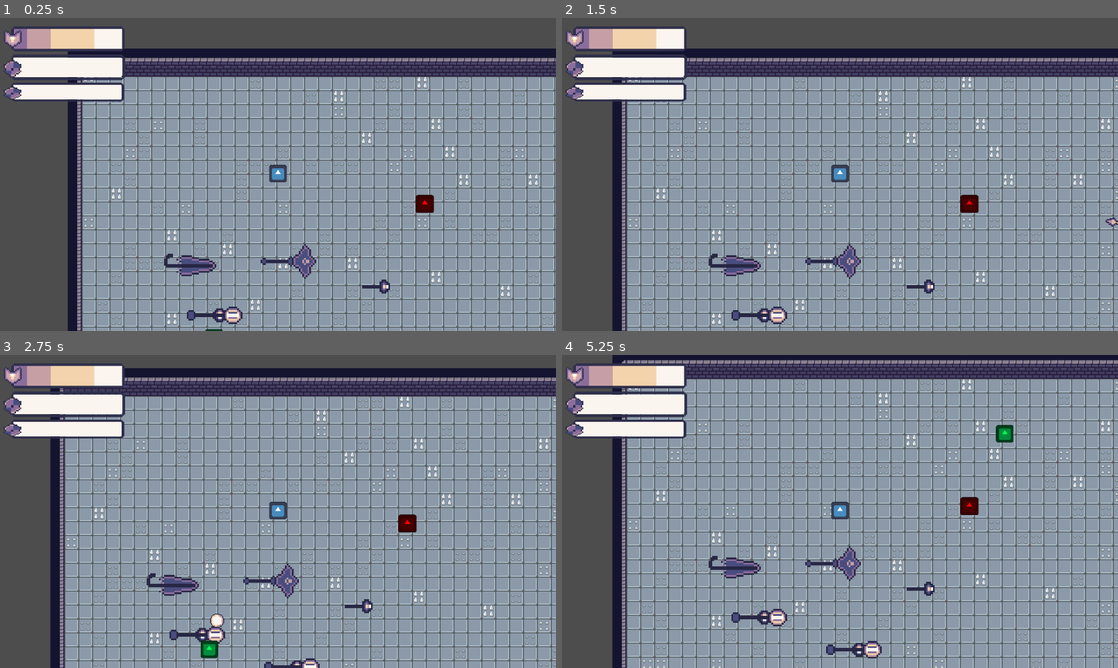
Above: before the commit, frames 1-4 (two rows, left to right).
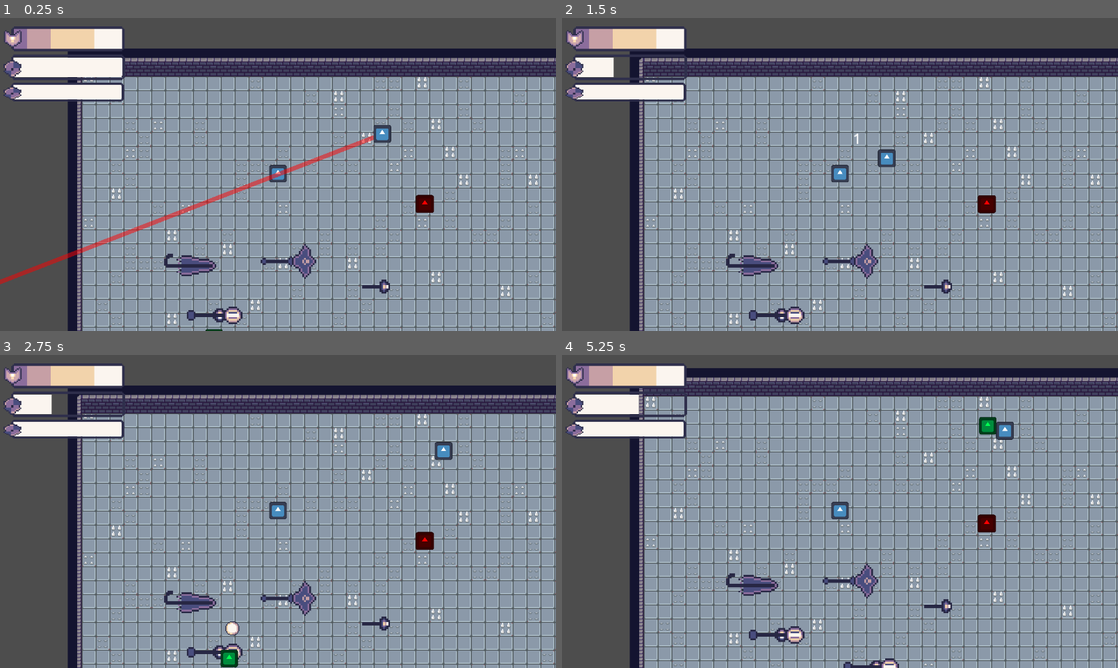
Above: after the commit, the same moments.

Repository: chabsseu/Stauffs-and-Magic
Game: Godot game, scene res://Scenes/Floors/test_world.tscn
Same seed, same stepped clock (60 frames per second), same inputs: the game is played once before the commit and once after it. The engine's default icon, where the game draws it, is replaced by a stand-in: a white triangle on a blue panel in a dark square.
Inputs (mouse positions are in pixels of both pictures, inside the frame that each line leads up to):
- Up to frame 1 (0.25 s): no input
- Up to frame 2 (1.5 s): tap Enter at 0.5 s; move the mouse to (962, 158) at 0.52 s; tap A (A) at 0.6 s; tap D (D) at 0.8, 1.35 s; move the mouse to (728, 190) at 1.27 s
- Up to frame 3 (2.75 s): tap S (S) at 1.55, 2.1 s; move the mouse to (333, 442) at 2.02 s; tap W (W) at 2.3 s
- Up to frame 4 (5.25 s): move the mouse to (812, 574) at 2.77 s; tap W (W) at 2.85 s; tap A (A) at 3.05, 3.6 s; move the mouse to (1006, 558) at 3.52 s; tap D (D) at 3.8, 4.35 s; right-click (1006, 558) at 4.15 s; move the mouse to (673, 464) at 4.27 s; tap S (S) at 4.55, 5.1 s; move the mouse to (867, 511) at 5.02 s

The runs differ from the first frame. In frame 1, 1.2% of the frame differs, in the area x 0-71%, y 34-86%; in frame 2, 23%; in frame 3, 42%; in frame 4, 43%, in the area x 9-100%, y 0-100%.

Commit message:
fixed the bug in the status effect application where the enemy got stuck in the last status effect that hit them

Diff:
--- a/Scenes/Enemies/sloth.tscn
+++ b/Scenes/Enemies/sloth.tscn
@@ -17,7 +17,6 @@
 max_health = 10
 damage_node = ExtResource("2_ophrn")
 charge_range = 500.0
-trajectory_color = Color(1, 0, 0, 1)
 retreat_distance = 200.0
 damage = 3
 
--- a/Scenes/Floors/test_world.tscn
+++ b/Scenes/Floors/test_world.tscn
@@ -10,6 +10,7 @@
 [ext_resource type="PackedScene" uid="uid://cdqh2qddc6swr" path="res://Scenes/Weapon/umbrel_staff.tscn" id="8_krihg"]
 [ext_resource type="PackedScene" uid="uid://cb0kyqifl5o74" path="res://Scenes/Enemies/slime.tscn" id="10_858e3"]
 [ext_resource type="PackedScene" uid="uid://ixiakydo7vts" path="res://Scenes/Enemies/spear_guy.tscn" id="10_gbv6p"]
+[ext_resource type="PackedScene" uid="uid://hokg0gi8ti1u" path="res://Scenes/Enemies/sloth.tscn" id="11_858e3"]
 
 [sub_resource type="TileSetAtlasSource" id="TileSetAtlasSource_2yfla"]
 texture = ExtResource("1_3sc00")
@@ -198,3 +199,6 @@
 
 [node name="slime" parent="." unique_id=1706528063 instance=ExtResource("10_858e3")]
 position = Vector2(151, 316)
+
+[node name="sloth" parent="." unique_id=1533549000 instance=ExtResource("11_858e3")]
+position = Vector2(347, 84)
--- a/Scripts/Enemies/slime.gd
+++ b/Scripts/Enemies/slime.gd
@@ -3,24 +3,21 @@
 # =========================
 # EXPORTS
 # =========================
-@export var projectile_scene: PackedScene
+@export var max_health: int = 10
 @export var damage_node: PackedScene
-
-@export var max_health: int = 10
 
 # Patrol
 @export var patrol_radius: float = 200.0
 @export var patrol_speed: float = 100.0
 @export var stop_duration: float = 1.0
 
-# Reposition
+# Reposition / combat
 @export var reposition_radius: float = 100.0
 @export var reposition_speed: float = 200.0
-
-# Combat
 @export var safe_distance: float = 200.0
 @export var shoot_interval: float = 0.5
-@export var base_speed: float = 150.0  # used for movement affected by status
+
+@export var projectile_scene: PackedScene
 
 # =========================
 # VARIABLES
@@ -32,7 +29,6 @@
 
 var patrol_target: Vector2
 var reposition_target: Vector2
-
 var is_stopping: bool = false
 var stop_timer: float = 0.0
 var start_position: Vector2
@@ -47,25 +43,28 @@
 @onready var shooting_area = $ShootingArea
 @onready var timer = $Timer
 
-# Status effect manager
+# Status Effect
 var status_effects: StatusEffectManager
 
 # =========================
 # READY
 # =========================
-func _ready() -> void:
+func _ready():
 	current_health = max_health
+	current_speed = patrol_speed
 	start_position = global_position
-	current_speed = base_speed
-
-	# Initialize status effects per enemy
+
+	# Create StatusEffectManager dynamically
 	status_effects = StatusEffectManager.new()
+	status_effects.name = "status_effects"
 	add_child(status_effects)
+
+	# Connect signals
 	status_effects.burn_tick.connect(_on_burn_tick)
 	status_effects.effect_started.connect(_on_effect_started)
 	status_effects.effect_ended.connect(_on_effect_ended)
 
-	# Timer for shooting
+	# Shooting timer
 	timer.wait_time = shoot_interval
 	timer.timeout.connect(_on_timer_timeout)
 
@@ -74,7 +73,15 @@
 # =========================
 # MAIN LOOP
 # =========================
-func _physics_process(delta: float) -> void:
+func _physics_process(delta):
+	# Update status effects
+	#status_effects.update(delta)
+
+	# If stunned, skip all movement and shooting
+	if status_effects.has_effect(StatusEffectManager.EffectType.STUN):
+		velocity = Vector2.ZERO
+		return  # skip everything else while stunned
+
 	match state:
 		State.PATROL:
 			_handle_patrol(delta)
@@ -83,11 +90,7 @@
 		State.REPOSITION:
 			_handle_reposition()
 
-	# Move the enemy
 	move_and_slide()
-
-	# Update status effects
-	status_effects.update(delta)
 
 # =========================
 # PATROL
@@ -105,7 +108,7 @@
 			_pick_new_patrol_target()
 	else:
 		var dir = (patrol_target - global_position).normalized()
-		velocity = dir * patrol_speed
+		velocity = dir * current_speed
 		if global_position.distance_to(patrol_target) < 5.0:
 			is_stopping = true
 			stop_timer = stop_duration
@@ -135,22 +138,23 @@
 # SHOOTING
 # =========================
 func _on_timer_timeout():
+	# Don't shoot if stunned
+	if status_effects.has_effect(StatusEffectManager.EffectType.STUN):
+		return
+
 	if not can_shoot or not player or projectile_scene == null:
 		return
 
 	var bullet = projectile_scene.instantiate()
 	bullet.global_position = global_position
 
-	var direction = (player.global_position - global_position).normalized()
-
 	if bullet.has_method("set_direction"):
-		bullet.set_direction(direction)
+		bullet.set_direction((player.global_position - global_position).normalized())
 	elif "velocity" in bullet:
-		bullet.velocity = direction * bullet.speed
+		bullet.velocity = (player.global_position - global_position).normalized() * bullet.speed
 
 	get_tree().current_scene.add_child(bullet)
 
-	# Reposition after shooting
 	_pick_reposition_target()
 	state = State.REPOSITION
 
@@ -161,15 +165,14 @@
 	if not player:
 		return
 	var angle = randf() * TAU
-	var offset = Vector2(cos(angle), sin(angle)) * reposition_radius
-	reposition_target = player.global_position + offset
+	reposition_target = player.global_position + Vector2(cos(angle), sin(angle)) * reposition_radius
 
 func _handle_reposition():
 	if not player:
 		state = State.PATROL
 		return
 
-	var dir = (reposition_target - global_position)
+	var dir = reposition_target - global_position
 	if dir.length() < 10.0:
 		state = State.COMBAT
 		timer.start()
@@ -198,7 +201,7 @@
 # DAMAGE + STATUS EFFECT HANDLERS
 # =========================
 func take_damage(amount: int):
-	# Spawn damage label
+	# Damage popup
 	if damage_node:
 		var dmg = damage_node.instantiate()
 		var label = dmg.find_child("Label")
@@ -207,7 +210,6 @@
 		dmg.global_position = global_position
 		get_parent().add_child(dmg)
 
-	# Apply damage
 	current_health -= amount
 	print("Enemy Health: %d" % current_health)
 
@@ -224,7 +226,7 @@
 # =========================
 # STATUS EFFECT SIGNALS
 # =========================
-func _on_burn_tick(damage: int):
+func _on_burn_tick(damage):
 	take_damage(damage)
 
 func _on_effect_started(effect_type):
@@ -232,11 +234,16 @@
 		StatusEffectManager.EffectType.STUN:
 			current_speed = 0
 		StatusEffectManager.EffectType.SLOW:
-			current_speed = base_speed * 0.5
+			current_speed = patrol_speed * 0.5
 
 func _on_effect_ended(effect_type):
-	if effect_type in [StatusEffectManager.EffectType.STUN, StatusEffectManager.EffectType.SLOW]:
-		current_speed = base_speed
+	current_speed = patrol_speed
+
+# =========================
+# STATUS EFFECT GETTER
+# =========================
+func get_status_effects() -> StatusEffectManager:
+	return status_effects
 
 # =========================
 # DEATH
--- a/Scripts/Enemies/sloth.gd
+++ b/Scripts/Enemies/sloth.gd
@@ -1,20 +1,17 @@
 extends CharacterBody2D
 
-# =========================
-# EXPORTS
-# =========================
-@export var max_health: int = 20
+@export var max_health: int
 @export var damage_node: PackedScene
+
 @export var charge_speed: float = 600.0
-@export var damage: int
 @export var charge_range: float = 200.0
 @export var charge_duration: float = 1.0
 @export var windup_time: float = 1.0
+@export var show_trajectory: bool = true
+@export var trajectory_color: Color = Color(1, 0, 0, 0.5)
 @export var min_attack_distance: float = 25.0
 @export var retreat_distance: float = 250.0
-@export var patrol_radius: float = 200.0
-@export var patrol_speed: float = 100.0
-@export var stop_duration: float = 1.5
+@export var damage: int
 
 # Status effect
 @export var has_status_effect: bool = true
@@ -22,155 +19,154 @@
 @export var effect_duration: float = 0.5
 @export var effect_value: float = 0.0
 
-# =========================
-# NODES
-# =========================
-@onready var charge_timer: Timer = $ChargeTimer
-
-# =========================
-# STATE
-# =========================
+# Patrol variables
+@export var patrol_radius: float = 200.0
+@export var patrol_speed: float = 100.0
+@export var stop_duration: float = 1.5
+
 enum State { IDLE, WINDUP, CHARGING, RETREATING, COOLDOWN }
+
+var current_health: int = 0
+var current_speed: float = 0.0
+var player: Node2D = null
 var state = State.IDLE
-
-# =========================
-# VARIABLES
-# =========================
-var current_health: int
-var player: Node2D = null
 var charge_direction: Vector2 = Vector2.ZERO
 var charge_start_pos: Vector2 = Vector2.ZERO
 
 # Patrol helpers
 var patrol_target: Vector2
-var start_position: Vector2
 var is_stopping: bool = false
 var stop_timer: float = 0.0
-
-# Movement speed affected by status effects
-var current_speed: float
-
-# Status effect manager
+var start_position: Vector2
+
 var status_effects: StatusEffectManager
 
-# =========================
-# READY
-# =========================
+@onready var charge_timer = $ChargeTimer
+
 func _ready():
 	current_health = max_health
-	start_position = global_position
 	current_speed = patrol_speed
-
-	# Initialize StatusEffectManager
 	status_effects = StatusEffectManager.new()
 	add_child(status_effects)
-	status_effects.burn_tick.connect(_on_burn_tick)
 	status_effects.effect_started.connect(_on_effect_started)
 	status_effects.effect_ended.connect(_on_effect_ended)
-
+	status_effects.burn_tick.connect(_on_burn_tick)
+	start_position = global_position
+	set_process(true)
 	_pick_new_patrol_target()
-	set_process(true)
-
-# =========================
-# PHYSICS
-# =========================
+
+func _draw():
+	if not show_trajectory:
+		return
+	if state == State.WINDUP and charge_direction != Vector2.ZERO:
+		var charge_distance = charge_speed * charge_duration
+		var end_point = charge_direction * charge_distance
+		draw_line(Vector2.ZERO, end_point, trajectory_color, 5.0)
+
 func _physics_process(delta: float) -> void:
-	status_effects.update(delta)
-
-	var distance_to_player: float = INF
+	var distance_to_player: float = 9999
+
 	if player != null:
 		distance_to_player = global_position.distance_to(player.global_position)
+
+	queue_redraw()
+
+	# If stunned, skip all movement (same as ranged enemy)
+	if status_effects.has_effect(StatusEffectManager.EffectType.STUN):
+		velocity = Vector2.ZERO
+		move_and_slide()
+		return
 
 	match state:
 		State.IDLE:
 			if player != null and distance_to_player <= charge_range:
 				start_charge()
 			else:
-				# Patrol logic
-				_handle_patrol(delta)
+				if is_stopping:
+					stop_timer -= delta
+					velocity = Vector2.ZERO
+					if stop_timer <= 0:
+						is_stopping = false
+						_pick_new_patrol_target()
+				else:
+					var direction = (patrol_target - global_position).normalized()
+					velocity = direction * patrol_speed
+					if global_position.distance_to(patrol_target) < 5.0:
+						is_stopping = true
+						stop_timer = stop_duration
+				move_and_slide()
+
 		State.WINDUP:
 			velocity = Vector2.ZERO
 			move_and_slide()
+
 		State.CHARGING:
-			_charge_movement()
+			charge_at_player()
 			if distance_to_player <= min_attack_distance:
 				end_charge()
 			elif global_position.distance_to(charge_start_pos) >= charge_speed * charge_duration:
 				end_charge()
 			elif get_slide_collision_count() > 0:
 				end_charge()
+
 		State.RETREATING:
-			_retreat_movement()
+			retreat_from_player()
 			if distance_to_player >= retreat_distance:
 				state = State.COOLDOWN
 				charge_timer.start(0.5)
+
 		State.COOLDOWN:
 			velocity = Vector2.ZERO
 			move_and_slide()
 
-# =========================
-# MOVEMENT HELPERS
-# =========================
-func _handle_patrol(delta: float) -> void:
-	if is_stopping:
-		stop_timer -= delta
-		velocity = Vector2.ZERO
-		if stop_timer <= 0:
-			is_stopping = false
-			_pick_new_patrol_target()
-	else:
-		var dir = (patrol_target - global_position)
-		if dir.length() > 0:
-			velocity = dir.normalized() * current_speed
-		else:
-			velocity = Vector2.ZERO
-		if global_position.distance_to(patrol_target) < 5.0:
-			is_stopping = true
-			stop_timer = stop_duration
+func move_toward_player():
+	var dir := (player.global_position - global_position).normalized()
+	velocity = dir * current_speed
 	move_and_slide()
 
-func _charge_movement() -> void:
-	velocity = charge_direction * current_speed
+func charge_at_player():
+	velocity = charge_direction * charge_speed
 	move_and_slide()
 
-func _retreat_movement() -> void:
-	if player == null:
-		return
-	var dir = (global_position - player.global_position).normalized()
+func retreat_from_player():
+	var dir := (global_position - player.global_position).normalized()
 	velocity = dir * current_speed * 1.2
 	move_and_slide()
 
-# =========================
-# CHARGE
-# =========================
-func start_charge() -> void:
-	if player == null:
-		return
+func start_charge():
 	charge_direction = (player.global_position - global_position).normalized()
 	charge_start_pos = global_position
 	state = State.WINDUP
 	charge_timer.start(windup_time)
-
-func end_charge() -> void:
+	queue_redraw()
+
+func end_charge():
 	state = State.RETREATING
+	queue_redraw()
 
 func _on_charge_timer_timeout() -> void:
 	if state == State.WINDUP:
 		state = State.CHARGING
+		queue_redraw()
 	elif state == State.COOLDOWN:
 		state = State.IDLE
 
-# =========================
-# DAMAGE
-# =========================
+func _on_detection_area_body_entered(body: Node2D) -> void:
+	if body.is_in_group("Player"):
+		player = body
+
+func _on_detection_area_body_exited(body: Node2D) -> void:
+	if body.is_in_group("Player"):
+		player = null
+
 func take_damage(amount: int) -> void:
 	if damage_node != null:
-		var dmg = damage_node.instantiate()
-		var label = dmg.get_node_or_null("Label")
+		var damage_instance = damage_node.instantiate()
+		var label = damage_instance.get_node_or_null("Label")
 		if label:
 			label.text = str(amount)
-		dmg.global_position = global_position
-		get_parent().add_child(dmg)
+		damage_instance.global_position = global_position
+		get_parent().add_child(damage_instance)
 
 	current_health -= amount
 	print("Enemy Health: %d" % current_health)
@@ -187,43 +183,40 @@
 func die() -> void:
 	queue_free()
 
-# =========================
-# STATUS EFFECTS
-# =========================
-func _on_burn_tick(damage: int) -> void:
-	take_damage(damage)
-
-func _on_effect_started(effect_type) -> void:
-	match effect_type:
+func _on_damage_area_body_entered(body: Node2D) -> void:
+	if body.is_in_group("Player"):
+		if body.has_method("take_armor_damage"):
+			body.take_armor_damage(damage)
+		if has_status_effect and damage > 0:
+			PlayerState.status_effects.add_effect(effect_type, effect_duration, effect_value)
+		take_damage(1)
+
+# =========================
+# STATUS EFFECT SIGNALS
+# =========================
+func _on_burn_tick(dmg):
+	take_damage(dmg)
+
+func _on_effect_started(eff_type):
+	match eff_type:
 		StatusEffectManager.EffectType.STUN:
 			current_speed = 0
+			charge_timer.stop()
 		StatusEffectManager.EffectType.SLOW:
 			current_speed = patrol_speed * 0.5
 
-func _on_effect_ended(effect_type) -> void:
-	if effect_type in [StatusEffectManager.EffectType.STUN, StatusEffectManager.EffectType.SLOW]:
-		current_speed = patrol_speed
-
-# =========================
-# PATROL HELPER
-# =========================
+func _on_effect_ended(eff_type):
+	current_speed = patrol_speed
+
+# =========================
+# STATUS EFFECT GETTER
+# =========================
+func get_status_effects() -> StatusEffectManager:
+	return status_effects
+
+# ----------------------
+# Patrol helper
 func _pick_new_patrol_target() -> void:
 	var angle = randf() * TAU
 	var distance = randf() * patrol_radius
 	patrol_target = start_position + Vector2(cos(angle), sin(angle)) * distance
-
-# =========================
-# PLAYER DETECTION / STATUS EFFECT APPLICATION
-# =========================
-func _on_damage_area_body_entered(body: Node2D) -> void:
-	if body.is_in_group("Player"):
-		if body.has_method("take_armor_damage"):
-			body.take_armor_damage(damage)
-
-		if has_status_effect and damage > 0:
-			# Apply effect to the player
-			if body.has_node("status_effects"):
-				body.get_node("status_effects").add_effect(effect_type, effect_duration, effect_value)
-
-		# Enemy reacts to hitting player
-		take_damage(1)
--- a/Scripts/Enemies/spear_guy.gd
+++ b/Scripts/Enemies/spear_guy.gd
@@ -65,6 +65,7 @@
 
 	# Initialize StatusEffectManager
 	status_effects = StatusEffectManager.new()
+	status_effects.name = "status_effects"
 	add_child(status_effects)
 	status_effects.burn_tick.connect(_on_burn_tick)
 	status_effects.effect_started.connect(_on_effect_started)
@@ -83,7 +84,7 @@
 # =========================
 func _physics_process(delta: float) -> void:
 	# Update status effects
-	status_effects.update(delta)
+	#status_effects.update(delta)
 
 	# Movement
 	if attacking:
@@ -195,8 +196,14 @@
 			current_speed = patrol_speed * 0.5
 
 func _on_effect_ended(effect_type) -> void:
-	if effect_type in [StatusEffectManager.EffectType.STUN, StatusEffectManager.EffectType.SLOW]:
-		current_speed = patrol_speed
+	current_speed = patrol_speed
+
+# =========================
+# STATUS EFFECT GETTER
+# =========================
+func get_status_effects() -> StatusEffectManager:
+	# This allows projectiles to access the enemy's status effects
+	return status_effects
 
 # =========================
 # DETECTION
--- a/Scripts/Global/EnemyState.gd
+++ b/Scripts/Global/EnemyState.gd
@@ -17,8 +17,8 @@
 	status_effects.effect_started.connect(_on_effect_started)
 	status_effects.effect_ended.connect(_on_effect_ended)
 
-func _process(delta: float) -> void:
-	status_effects.update(delta)
+# func _process(delta: float) -> void:
+# 	status_effects.update(delta)
 
 func take_damage(amount: int) -> void:
 	pass
--- a/Scripts/Global/PlayerState.gd
+++ b/Scripts/Global/PlayerState.gd
@@ -35,8 +35,8 @@
 	add_child(timer)
 	timer.timeout.connect(_on_armor_regen_timer_timeout)
 
-func _process(delta):
-	status_effects.update(delta)
+# func _process(delta):
+# 	status_effects.update(delta)
 
 func _on_armor_regen_timer_timeout() -> void:
 	if current_armor < max_armor:
--- a/Scripts/Global/status_effects.gd
+++ b/Scripts/Global/status_effects.gd
@@ -9,14 +9,26 @@
 
 var active_effects = {}
 
+func _process(delta: float):  # FIX: was "update"
+	for type in active_effects.keys():
+		var data = active_effects[type]
+		data.time_left -= delta
+
+		if type == EffectType.BURN and data.time_left > 0:
+			if int(data.time_left * 10) % 5 == 0:
+				burn_tick.emit(data.value)
+
+		if data.time_left <= 0:
+			effect_ended.emit(type)
+			active_effects.erase(type)
+
 func add_effect(type: EffectType, duration: float, value := 0.0):
 	if active_effects.has(type):
+		active_effects[type].time_left = duration  # refresh instead of ignore
 		return
-
 	active_effects[type] = {
 		"time_left": duration,
-		"value": value,
-		"tick_timer": 0.5
+		"value": value
 	}
 	effect_started.emit(type)
 
@@ -27,23 +39,3 @@
 	if active_effects.has(type):
 		effect_ended.emit(type)
 		active_effects.erase(type)
-
-func update(delta: float):
-	var to_remove = []
-
-	for type in active_effects.keys():
-		var data = active_effects[type]
-		data.time_left -= delta
-
-		if type == EffectType.BURN:
-			data.tick_timer -= delta
-			if data.tick_timer <= 0:
-				data.tick_timer = 0.5
-				burn_tick.emit(data.value)
-
-		if data.time_left <= 0:
-			to_remove.append(type)
-
-	for type in to_remove:
-		effect_ended.emit(type)
-		active_effects.erase(type)
--- a/Scripts/Weapon/normal_bullet_skill.gd
+++ b/Scripts/Weapon/normal_bullet_skill.gd
@@ -8,31 +8,29 @@
 # Status effect
 @export var has_status_effect: bool = true
 @export var effect_type: StatusEffectManager.EffectType = StatusEffectManager.EffectType.STUN
-@export var effect_duration: float = 2.0
+@export var effect_duration: float = 1.0
 @export var effect_value: float = 0.0
 
-func _process(delta: float) -> void:
+func _process(delta: float):
 	if direction != Vector2.ZERO:
 		position += direction * speed * delta
 		sprite.play("fire")
 
-	# Flip sprite
-	sprite.flip_h = direction.x < 0
-	sprite.flip_v = direction.y < 0
+	rotation = direction.angle()
 
-func _on_body_entered(body: Node2D) -> void:
+func _on_body_entered(body: Node2D):
 	if body.is_in_group("Enemy"):
 		# Apply damage
 		if body.has_method("take_damage"):
 			body.take_damage(damage)
 
-		# Apply status effect to this enemy only
-		if has_status_effect and body.has_node("status_effects"):
-			var enemy_status = body.get_node("status_effects")
-			enemy_status.add_effect(effect_type, effect_duration, effect_value)
+		# Apply status effect via getter
+		if has_status_effect and body.has_method("get_status_effects"):
+			var se = body.get_status_effects()
+			se.add_effect(effect_type, effect_duration, effect_value)
 			print("Applied", effect_type, "to", body.name)
 
 		queue_free()
 
-func _on_visible_on_screen_enabler_2d_screen_exited() -> void:
+func _on_visible_on_screen_enabler_2d_screen_exited():
 	queue_free()
